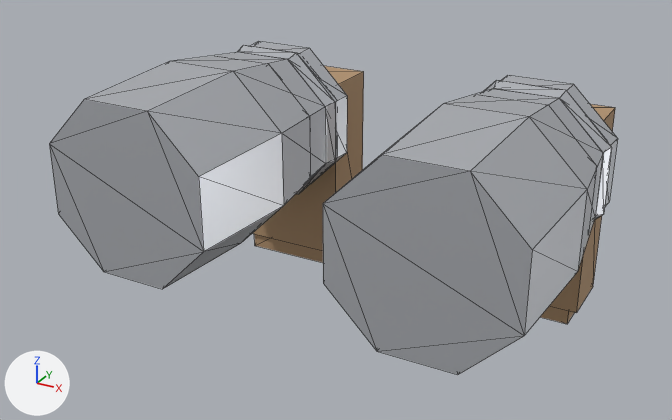
What one commit did to the glTF model client/public/models/armour/boots_wrapped.glb.
Before and after are seen from a 50 mm camera at (0.657, -1.546, 0.542) aimed at (-0.023, -0.309, -0.076). Lighting does not change. The marker at lower left points along +X, +Y and +Z. The older version comes first. Mesh edges are drawn as thin lines. Vertices at exactly the same position are counted once.

Objects in the first picture: 'FootL', 'FootR', 'LowerLegL', 'LowerLegR'.
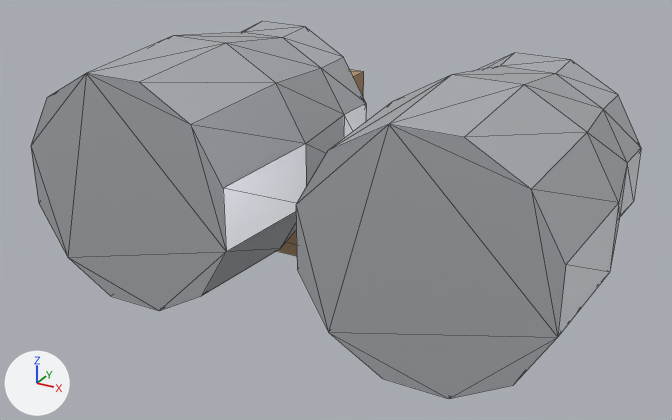
Pixel boxes (x1, y1, x2, y2) of what changed, in the pictures (672 x 420 px):
'LowerLegL', reshaped (17% wider, 15% taller): before (323, 75, 618, 375); after (296, 53, 641, 399)
'LowerLegR', reshaped (12% wider, 17% taller): before (49, 41, 347, 289); after (31, 21, 366, 311)
part 1 of me_lowerlegl_006, rebuilt (17% wider, 15% taller): before (323, 75, 618, 375); after (296, 53, 641, 399)
part 2 of me_lowerlegl_006, rebuilt (not visible afterwards): before (484, 80, 612, 219)
part 3 of me_lowerlegr_006, rebuilt (12% wider, 17% taller): before (49, 41, 347, 289); after (31, 21, 366, 311)
part 4 of me_lowerlegr_006, rebuilt (not visible afterwards): before (237, 45, 337, 194)
'FootR', unchanged, covered by the edit: before (252, 66, 364, 263); after (278, 70, 364, 256)
'FootL', unchanged, covered by the edit: before (540, 104, 615, 324)

Patch to the scene script:
```diff
--- a/client/public/models/armour/boots_wrapped.glb.py
+++ b/client/public/models/armour/boots_wrapped.glb.py
@@ me_lowerlegl_006 @@
 # used by ob_lowerlegl; location = (0.0, 0.0, 0.0)
-me_lowerlegl_006.from_pydata(...)  # 152 vertices, 220 faces; spans x 0.091..0.393, y -0.57..-0.11, z -0.151..0.151
+me_lowerlegl_006.from_pydata(...)  # 228 vertices, 332 faces; spans x 0.047..0.437, y -0.57..-0.11, z -0.195..0.195
+# me_lowerlegl_006 part 1: the loose piece of 32 vertices spanning x 0.091..0.393, y -0.57..-0.11, z -0.151..0.151 is rebuilt with 48 vertices and now spans x 0.047..0.437, y -0.57..-0.11, z -0.195..0.195
+# me_lowerlegl_006 part 2: the loose piece of 24 vertices spanning x 0.106..0.378, y -0.182..-0.138, z -0.136..0.136 is rebuilt with 36 vertices and now spans x 0.1..0.384, y -0.182..-0.138, z -0.142..0.142
+# other edits to the shape of me_lowerlegl_006 do not show in these pictures
 me_lowerlegl_006.materials.append(mat_steel)
@@ me_lowerlegr_006 @@
 # used by ob_lowerlegr; location = (0.0, 0.0, 0.0)
-me_lowerlegr_006.from_pydata(...)  # 152 vertices, 220 faces; spans x -0.393..-0.091, y -0.57..-0.11, z -0.151..0.151
+me_lowerlegr_006.from_pydata(...)  # 228 vertices, 332 faces; spans x -0.437..-0.047, y -0.57..-0.11, z -0.195..0.195
+# me_lowerlegr_006 part 3: the loose piece of 32 vertices spanning x -0.393..-0.091, y -0.57..-0.11, z -0.151..0.151 is rebuilt with 48 vertices and now spans x -0.437..-0.047, y -0.57..-0.11, z -0.195..0.195
+# me_lowerlegr_006 part 4: the loose piece of 24 vertices spanning x -0.378..-0.106, y -0.182..-0.138, z -0.136..0.136 is rebuilt with 36 vertices and now spans x -0.384..-0.1, y -0.182..-0.138, z -0.142..0.142
+# other edits to the shape of me_lowerlegr_006 do not show in these pictures
 me_lowerlegr_006.materials.append(mat_steel)
```
